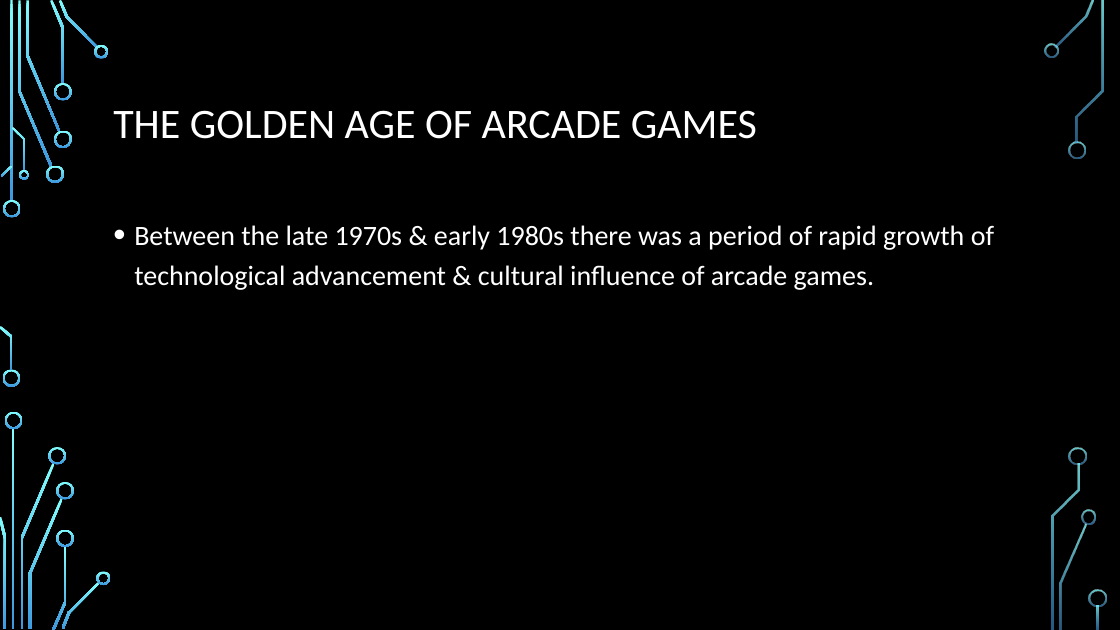
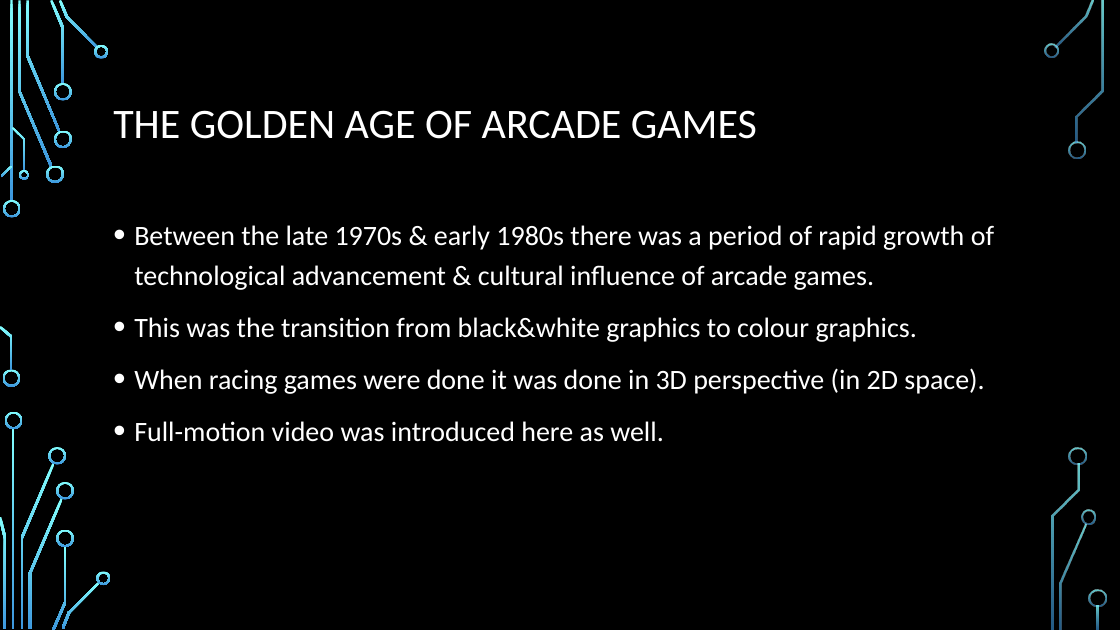
Before and after one commit to Stampard0/Assessments, a slide deck: slide 6 of Informational Technology (Game Design)/Part 1 Redo/Cluster - Introduction to Game Design/AT04/AT04 Video Game History By Richard Pountney.pptx. Drawn at 1120x630 pixels with LibreOffice and Linux fonts; fonts in the diff are those of the drawing; background and template pictures are left out. Boxes give left, top, right and bottom in pixels: in the first picture for what was removed or moved away, otherwise in the second. Text is boxed around its words. In the diff, an @@ line names an element or a change of style, - is before the commit and + after.

```diff
--- a/Informational Technology (Game Design)/Part 1 Redo/Cluster - Introduction to Game Design/AT04/AT04 Video Game History By Richard Pountney.pptx
+++ b/Informational Technology (Game Design)/Part 1 Redo/Cluster - Introduction to Game Design/AT04/AT04 Video Game History By Richard Pountney.pptx
@@ text at [134,317,984,442]: paragraphs added @@
+• This was the transition from black&white graphics to colour graphics.
+• When racing games were done it was done in 3D perspective (in 2D space).
+• Full-motion video was introduced here as well.
```
Also in this commit, not shown: 4 other slides changed, 9 slides added, 6 slides removed.
